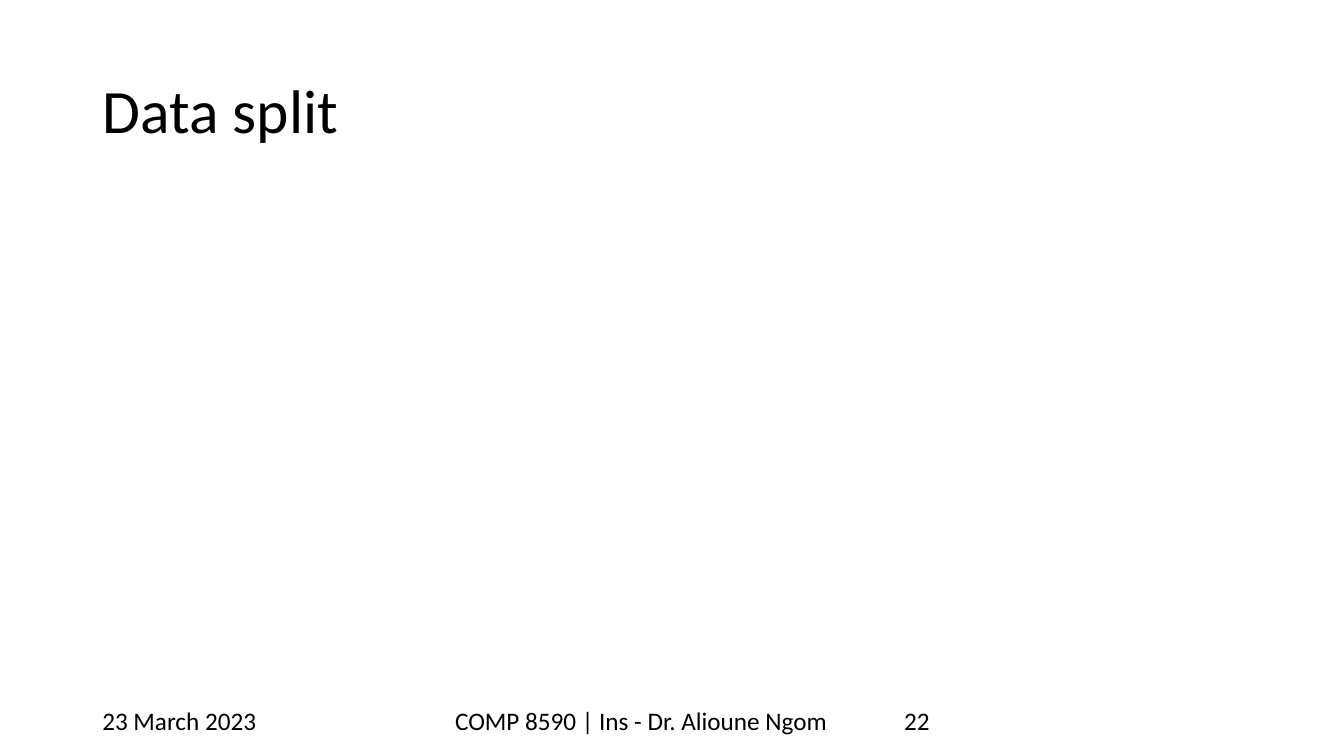
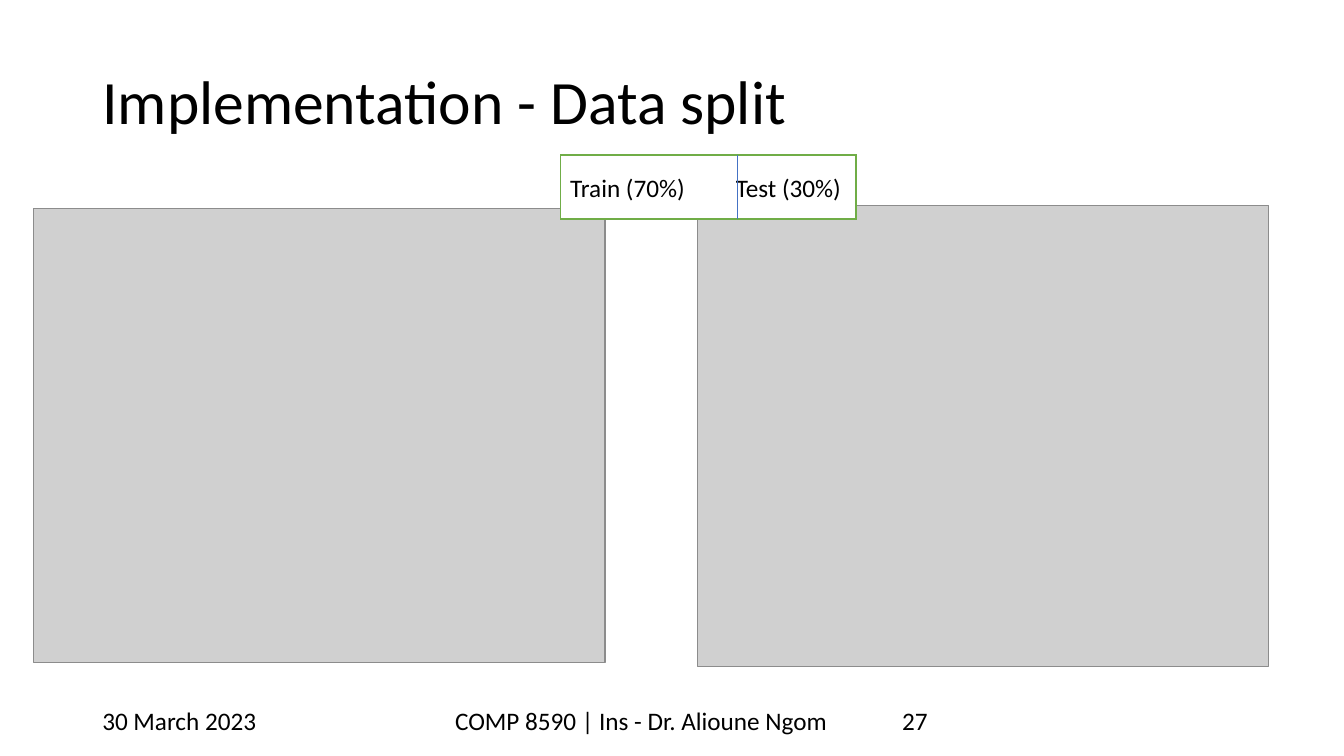
Before and after one commit to mayankkom-dev/stats_final_proj, a slide deck: slide 27 of uwindsortemp_yellowstripe_widescreen (1).pptx (slide 22 before the commit). Drawn at 1344x756 pixels with LibreOffice and Linux fonts; fonts in the diff are those of the drawing; grey boxes stand for pictures; background and template pictures are left out. Boxes give left, top, right and bottom in pixels: in the first picture for what was removed or moved away, otherwise in the second. Text is boxed around its words. In the diff, an @@ line names an element or a change of style, - is before the commit and + after.

```diff
--- a/uwindsortemp_yellowstripe_widescreen (1).pptx
+++ b/uwindsortemp_yellowstripe_widescreen (1).pptx
@@ title at box(102, 81, 785, 134): text changed @@
-Data split
+Implementation - Data split
@@ rectangle added at box(561, 155, 857, 219), fill #FFFFFF, outline #70AD47 1 pt, 18 pt, text #000000 @@
+Train (70%) Test (30%)
@@ line added from (737, 155) to (737, 219), #4472C4 0.5 pt @@
@@ picture added at box(34, 209, 606, 662) @@
@@ picture added at box(698, 205, 1269, 666) @@
@@ text at box(102, 712, 256, 730): text changed @@
-23 March 2023
+30 March 2023
@@ page number at box(902, 713, 928, 730): text changed @@
-22
+27
```
Also in this commit, not shown: 29 other slides changed, 6 slides added, 2 slides removed.
